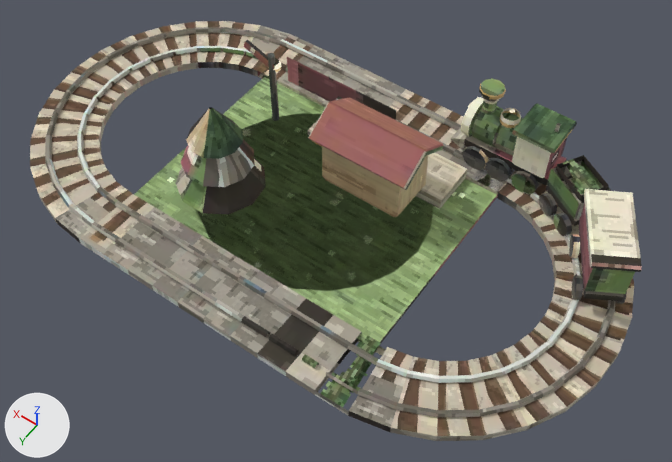
An edit to the glTF model public/models/items/toy_train.glb, drawn before and after from the same camera.
Before and after are seen from a 50 mm camera at (-1.55, 2.02, 3.03) aimed at (-0.21, 0.15, 0.09). Lighting does not change. The marker at lower left points along +X, +Y and +Z. The older version comes first. Where no turn or scale is listed for an object, it has been applied to the vertices. Vertices at exactly the same position are counted once.

Objects in the first picture: 'c_body', 'c_roof', 'e_boiler', 'e_cab', 'e_chimney', 'e_frame', 'e_roof', 'e_smokebox', 'static', 't_body', 't_coal' and 12 more.
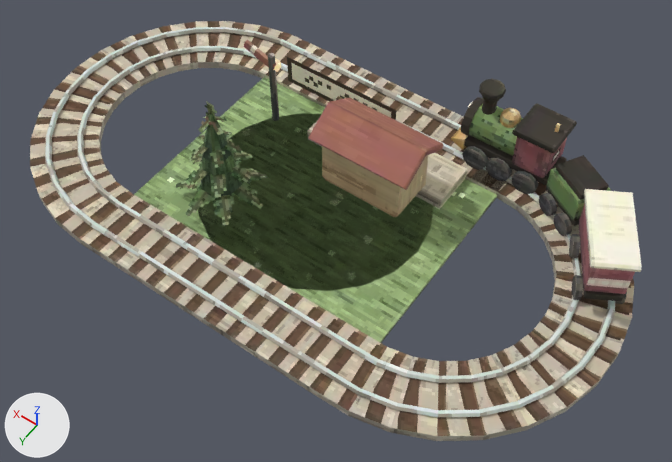
The change, as a list of edits to the scene's bpy script:
```text
Change me_static:
    remove me_static.from_pydata(...)  # 1034 vertices, 1974 faces; spans x -1.37..1.37, y -0.75..0.75, z 0.0..0.53
    add me_static.from_pydata(...)  # 1084 vertices, 1939 faces; spans x -1.37..1.37, y -0.75..0.75, z 0.0..0.56
    me_static part 1
    52 vertices are removed from x 0.12..0.46, y 0.07..0.4, z 0.12..0.53
    107 faces are deleted
    14 vertices move from x 0.21..0.5, y 0.04..0.4, z 0.12..0.24 to x 0.23..0.4, y 0.14..0.31, z 0.1..0.29
    102 vertices are added at x 0.11..0.52, y 0.02..0.43, z 0.06..0.56
    26 new faces join them, mat_solid
    46 new faces join them, mat_card
    me_static part 2: 1703 kept faces spanning x -1.37..1.37, y -0.75..0.75, z 0.0..0.41 get new texture (UV) coordinates
Change me_e_smokebox:
    where me_e_smokebox.from_pydata(...)  # 28 vertices, 52 faces; spans x 0.0..0.038, y -0.083..0.083, z -0.083..0.083
    me_e_smokebox part 3: texture (UV) coordinates of 52 of 52 faces, centred in x 0.0..0.038, y -0.083..0.083, z -0.08..0.08, changed; they spanned u 0.52..0.85, v 0.43..0.74 and now span u 0.37..0.88, v 0.43..0.74
Change me_e_chimney:
    where me_e_chimney.from_pydata(...)  # 77 vertices, 141 faces; spans x -0.0531..0.0531, y -0.0531..0.051, z 0.0..0.1437
    me_e_chimney part 4: texture (UV) coordinates of 141 of 141 faces, centred in x -0.0517..0.0517, y -0.0503..0.051, z 0.0115..0.1437, changed; they spanned u 0.0..0.99, v 0.39..0.47 and now span u 0.0..0.99, v 0.39..0.47
Change me_e_cab:
    where me_e_cab.from_pydata(...)  # 16 vertices, 28 faces; spans x -0.075..0.075, y -0.081..0.081, z -0.087..0.087
    me_e_cab part 5: texture (UV) coordinates of 28 of 28 faces, centred in x -0.075..0.075, y -0.081..0.081, z -0.087..0.087, changed; they spanned u 0.2..0.9, v 0.68..0.84 and now span u 0.22..0.93, v 0.68..0.84
Change me_e_roof:
    where me_e_roof.from_pydata(...)  # 16 vertices, 28 faces; spans x -0.094..0.094, y -0.094..0.094, z -0.013..0.013
    me_e_roof part 6: texture (UV) coordinates of 28 of 28 faces, centred in x -0.094..0.094, y -0.094..0.094, z -0.013..0.013, changed; they spanned u 0.26..0.5, v 0.39..0.84 and now span u 0.16..0.57, v 0.39..0.84
Change me_t_body:
    where me_t_body.from_pydata(...)  # 16 vertices, 28 faces; spans x -0.124..0.124, y -0.115..0.115, z -0.056..0.056
    me_t_body part 7: texture (UV) coordinates of 28 of 28 faces, centred in x -0.122..0.099, y -0.083..0.114, z -0.056..0.056, changed; they spanned u 0.0..0.98, v 0.47..0.68 and now span u 0.0..0.99, v 0.46..0.68
Change me_t_coal:
    where me_t_coal.from_pydata(...)  # 8 vertices, 12 faces; spans x -0.107..0.107, y -0.098..0.098, z -0.016..0.016
    me_t_coal part 8: texture (UV) coordinates of 4 of 12 faces, centred in x -0.036..0.036, y -0.033..0.033, z -0.016..0.016, changed; they spanned u 0.07..0.13, v 0.5..0.52 and now span u 0.9..0.97, v 0.53..0.54
Change me_c_body:
    where me_c_body.from_pydata(...)  # 16 vertices, 28 faces; spans x -0.149..0.149, y -0.184..0.184, z -0.081..0.081
    me_c_body part 9: texture (UV) coordinates of 16 of 28 faces, centred in x -0.105..0.105, y -0.159..0.159, z -0.081..0.081, changed; they spanned u 0.23..0.93, v 0.6..0.68 and now span u 0.07..1.0, v 0.6..0.68
Change me_c_roof:
    where me_c_roof.from_pydata(...)  # 16 vertices, 28 faces; spans x -0.166..0.166, y -0.201..0.201, z -0.016..0.016
    me_c_roof part 10: texture (UV) coordinates of 28 of 28 faces, centred in x -0.164..0.115, y -0.172..0.198, z -0.016..0.016, changed; they spanned u 0.42..0.81, v 0.39..0.84 and now span u 0.25..0.83, v 0.39..0.84
```

Changed parts and their boxes (x1, y1, x2, y2) in the pictures (672 x 462 px; the box of a moved part takes in the faces that stretch with it):
part 1 of me_static, moved or reshaped
    before: (176, 107, 266, 214)
    after: (176, 101, 268, 225)
part 2 of me_static, surface changed
    both: (45, 26, 615, 441)
part 3 of me_e_smokebox, surface changed (darker)
    both: (461, 97, 484, 136)
part 4 of me_e_chimney, surface changed (green to grey)
    both: (479, 79, 506, 115)
part 5 of me_e_cab, surface changed (grey to brown)
    both: (512, 137, 567, 178)
part 6 of me_e_roof, surface changed (darker)
    both: (512, 103, 577, 153)
part 7 of me_t_body, surface changed
    before: (547, 161, 611, 219)
    after: (547, 168, 611, 220)
part 8 of me_t_coal, surface changed (green to black)
    before: (563, 159, 600, 194)
    after: (557, 155, 609, 195)
part 9 of me_c_body, surface changed
    both: (585, 268, 635, 294)
part 10 of me_c_roof, surface changed (lighter)
    both: (584, 189, 642, 272)
